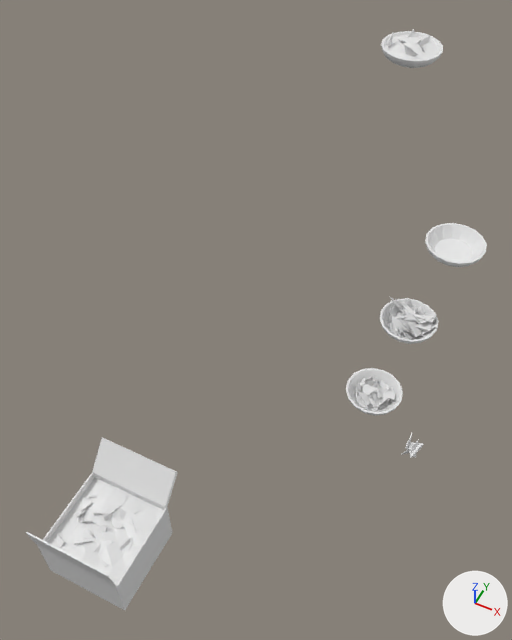
Two versions of the FBX model FoodTruckVR/Assets/Meshes/FT_Chips_Box.fbx, one commit apart.
Both versions are drawn from a camera (50 mm lens) standing at (9.5, -7.5, 24.5) and looking at (2.9, 5.8, 7.8). Lighting does not change. The marker at lower right points along +X, +Y and +Z. Where no turn or scale is listed for an object, it has been applied to the vertices.

The first picture shows 'ChipBowl.000', 'ChipBowl.001', 'ChipBowl.002', 'ChipHandful', 'Cube.001', 'SauceyChips'.
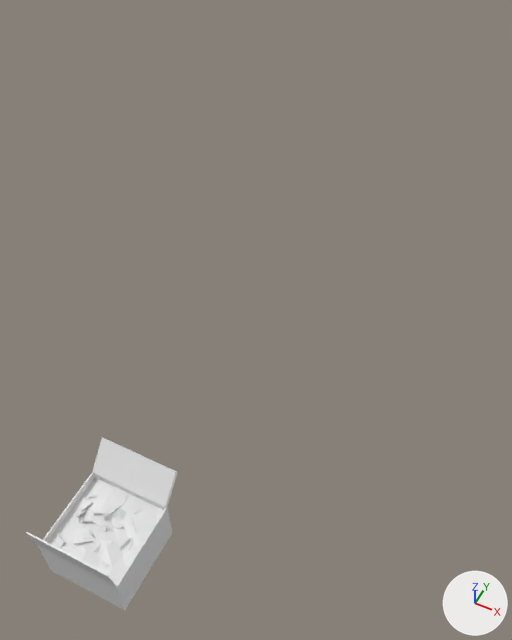
Changed parts and their boxes [x1, y1, x2, y2] in the pictures (512 x 640 px):
'ChipBowl.000', deleted
    before: [425, 223, 487, 267]
'ChipBowl.001', deleted
    before: [346, 368, 403, 416]
    faces in mat_material (white #e7e7e7): [346, 368, 403, 416]
    faces in mat_material_001 (white #e7e7e7): [355, 375, 395, 410]
'ChipBowl.002', deleted
    before: [380, 296, 438, 344]
    faces in mat_material_001 (white #e7e7e7): [388, 296, 437, 340]
    faces in mat_material (white #e7e7e7): [380, 298, 438, 344]
'SauceyChips', deleted
    before: [381, 29, 443, 68]
'ChipHandful', deleted
    before: [401, 433, 424, 458]

The change in detail:
Object 'ChipHandful' (ob_chiphandful) is deleted.
Object 'ChipBowl.002' (ob_chipbowl_002) is deleted.
Object 'ChipBowl.000' (ob_chipbowl_000) is deleted.
Object 'SauceyChips' (ob_sauceychips) is deleted.
Object 'ChipBowl.001' (ob_chipbowl_001) is deleted.
